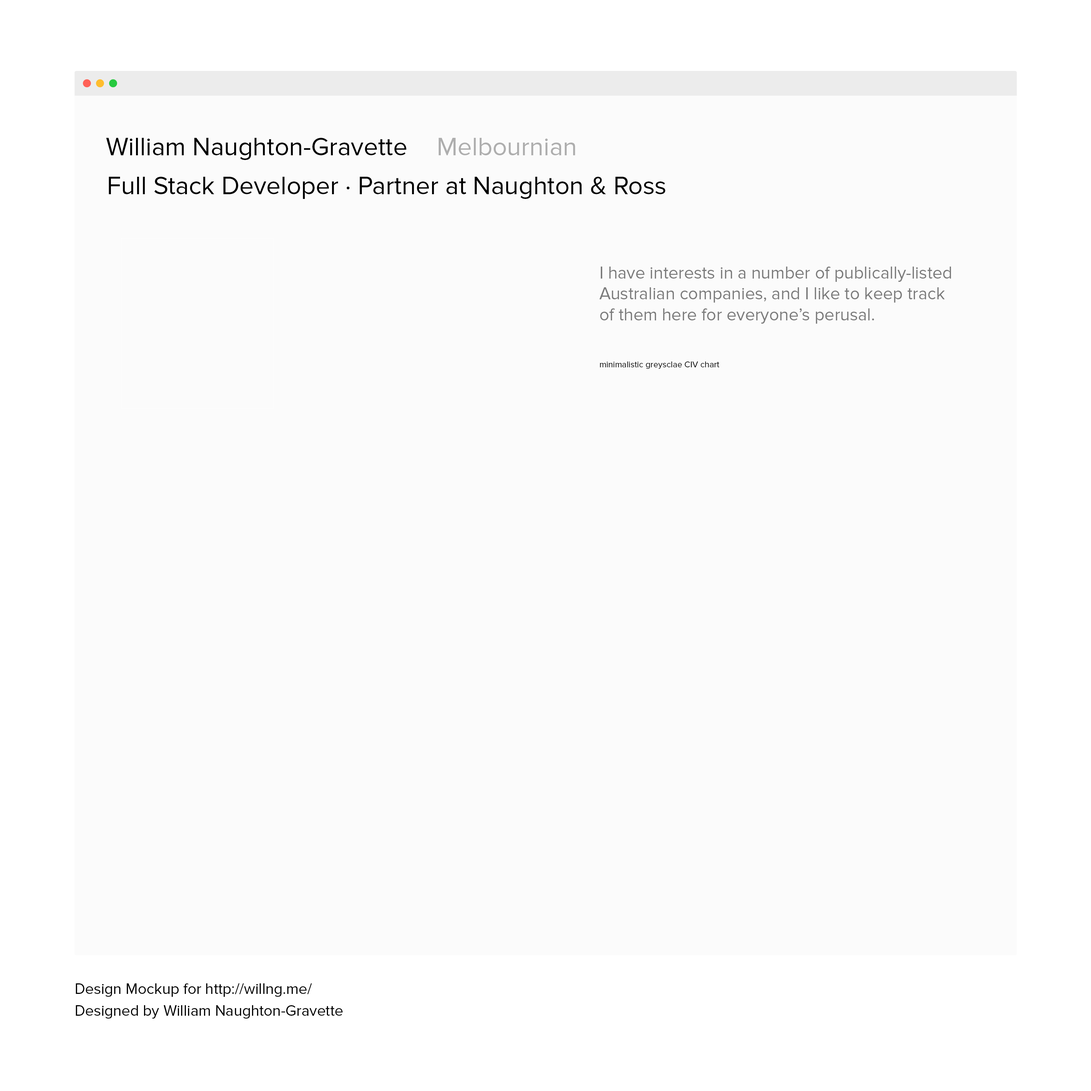
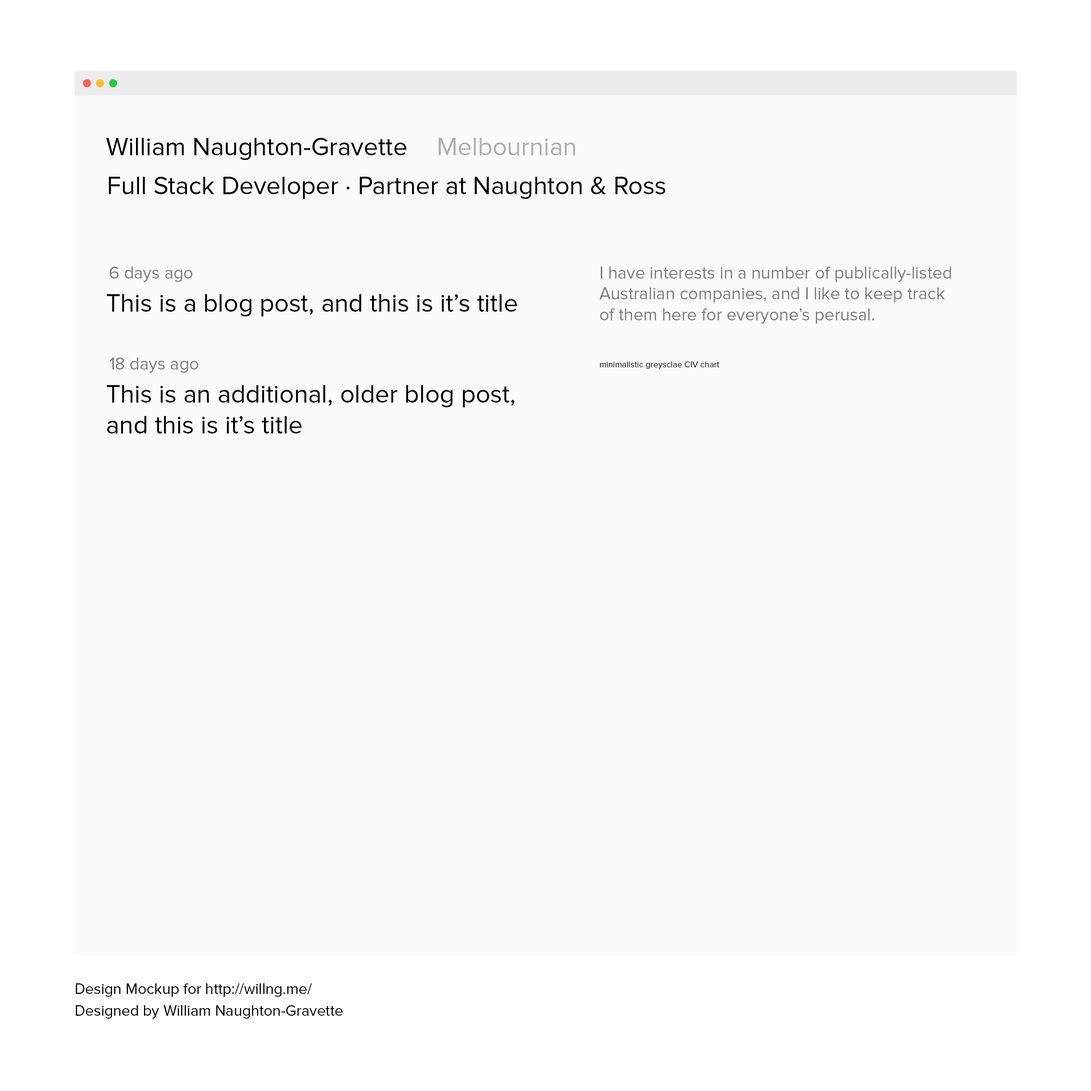
Layered file, before and after one edit (1091×1091). Changes by layer:
added layer "6 days ago copy" in group "Browser" over <box>109,357,199,373</box>
added layer "This is a blog post copy" in group "Browser" over <box>106,385,515,434</box>
added layer "6 days ago" in group "Browser" over <box>109,266,193,282</box>
added layer "This is a blog post" in group "Browser" over <box>106,294,518,317</box>
